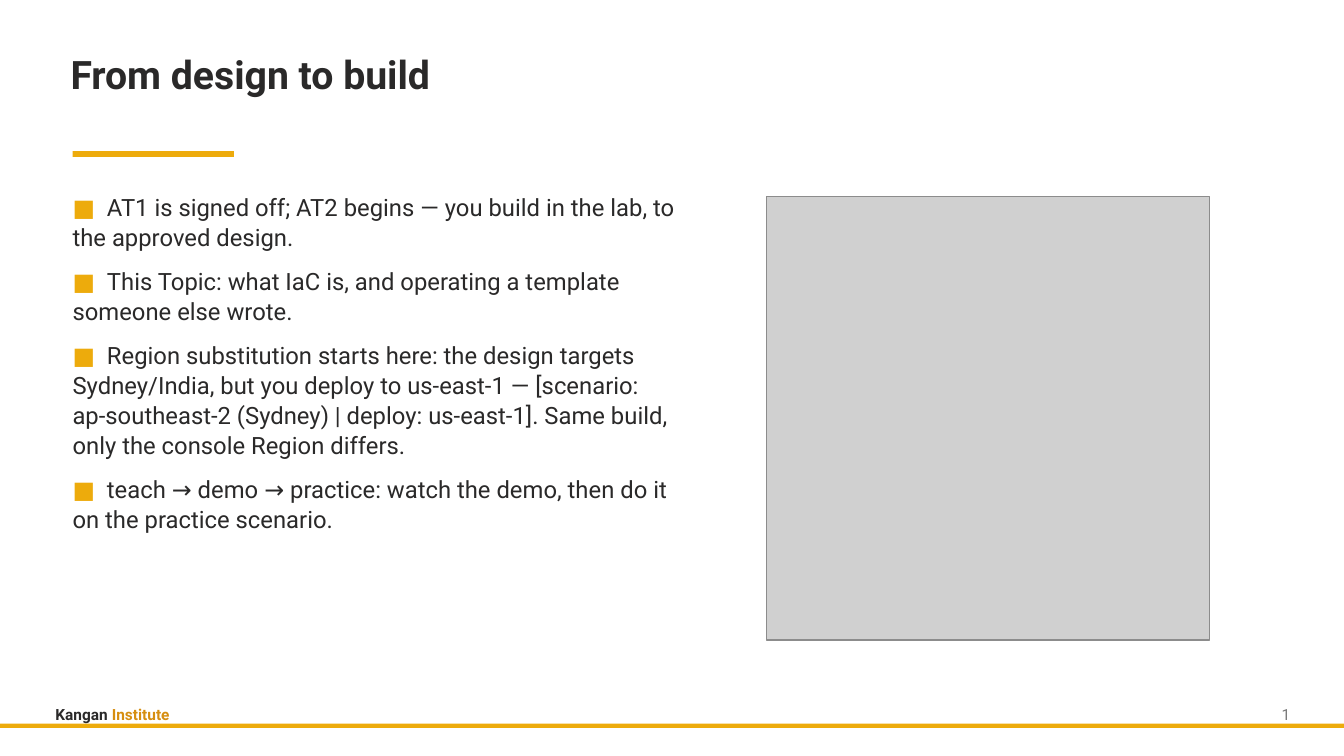
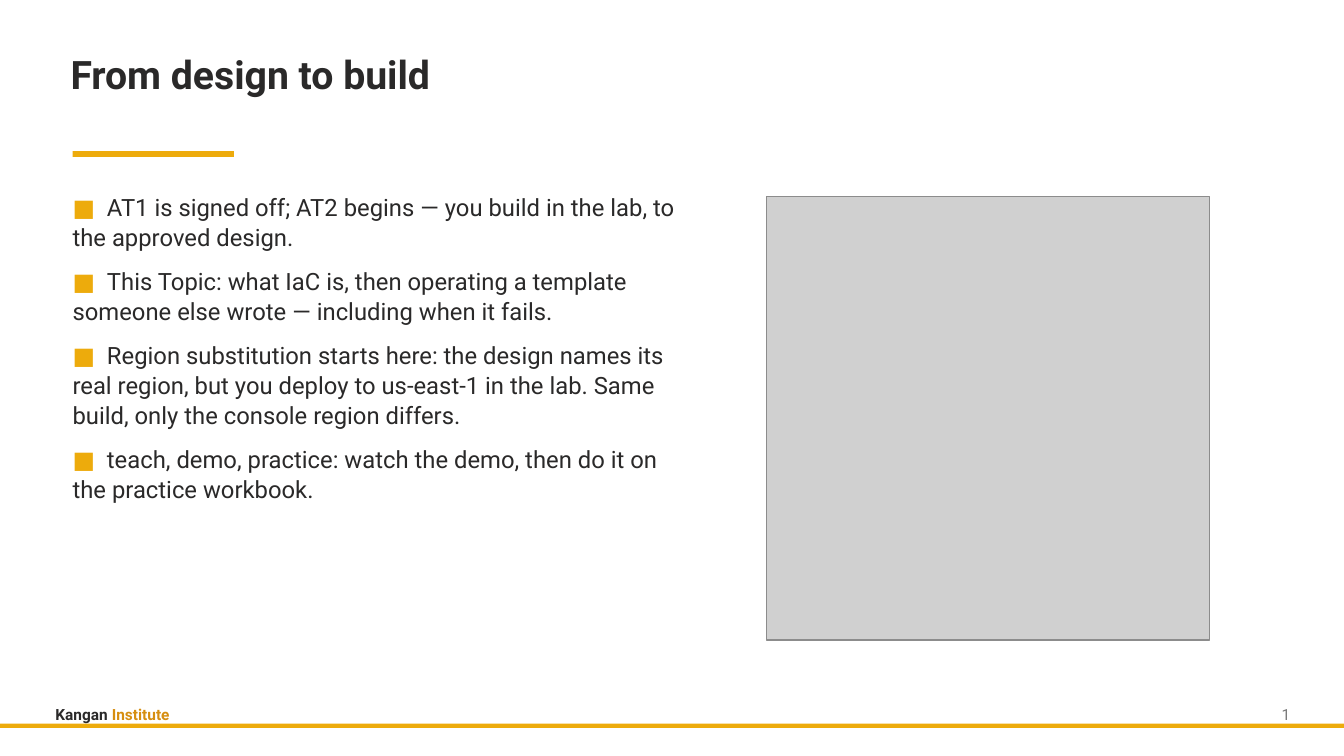
Before and after one commit to Digital-Initiatives-Kangan-Institute/diploma-cloud-cyber-content-s1, a slide deck: slide 2 of S1-CL2-Cloud-Disaster-Recovery/delivery/topic_06/Topic_06_Slides.pptx. Drawn at 1344x756 pixels with LibreOffice and Linux fonts; fonts in the diff are those of the drawing; grey boxes stand for pictures. Boxes give left, top, right and bottom in pixels: in the first picture for what was removed or moved away, otherwise in the second. Text is boxed around its words. In the diff, an @@ line names an element or a change of style, - is before the commit and + after.

```diff
--- a/S1-CL2-Cloud-Disaster-Recovery/delivery/topic_06/Topic_06_Slides.pptx
+++ b/S1-CL2-Cloud-Disaster-Recovery/delivery/topic_06/Topic_06_Slides.pptx
@@ text at (73, 272, 664, 503): text changed @@
-■ This Topic: what IaC is, and operating a template someone else wrote.
-■ Region substitution starts here: the design targets Sydney/India, but you deploy to us-east-1 — [scenario: ap-southeast-2 (Sydney) | deploy: us-east-1]. Same build, only the console Region differs.
-■ teach → demo → practice: watch the demo, then do it on the practice scenario.
+■ This Topic: what IaC is, then operating a template someone else wrote — including when it fails.
+■ Region substitution starts here: the design names its real region, but you deploy to us-east-1 in the lab. Same build, only the console region differs.
+■ teach, demo, practice: watch the demo, then do it on the practice workbook.
```
Also in this commit, not shown: 13 other slides changed, 11 slides added, 3 slides removed, 36 other files.
